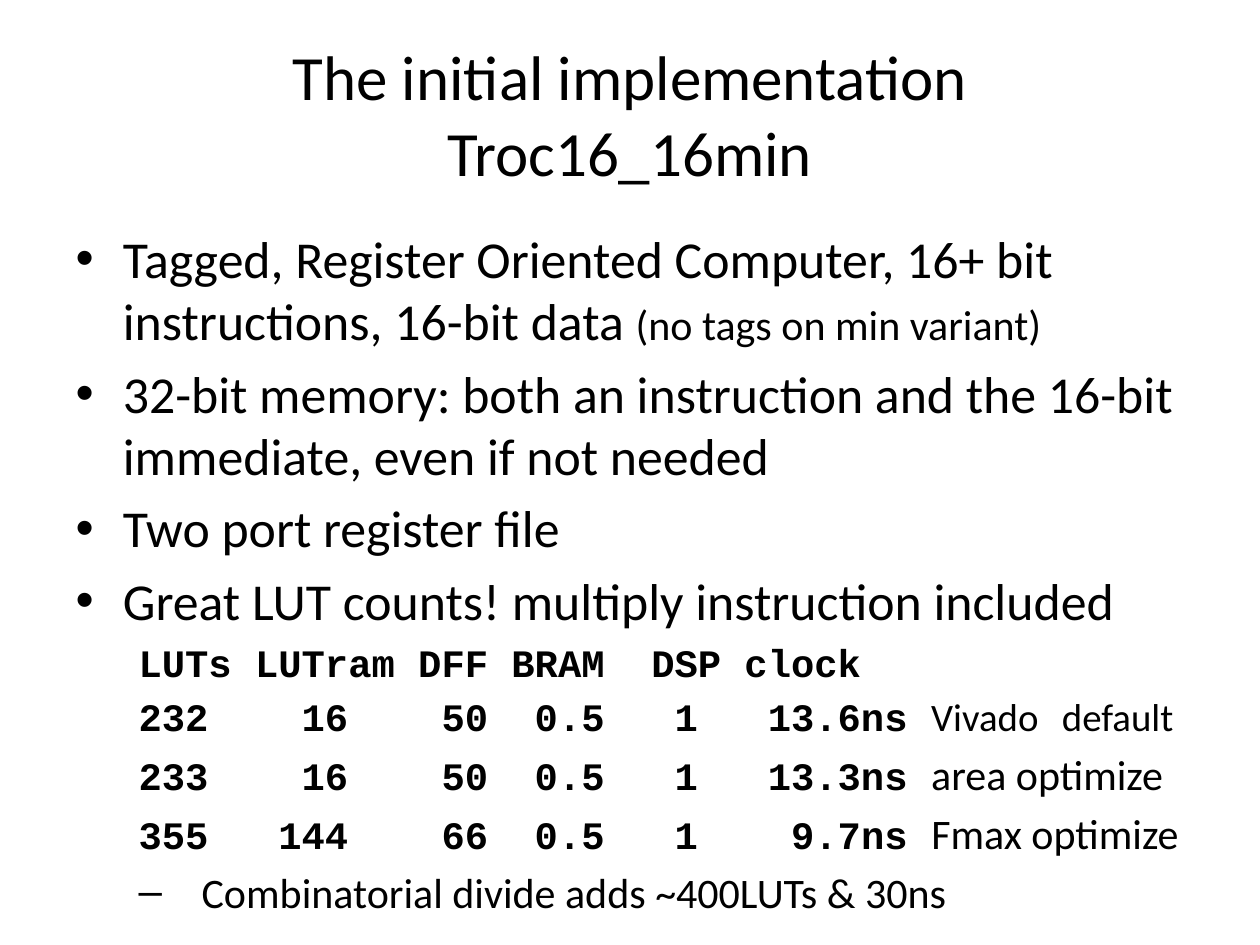
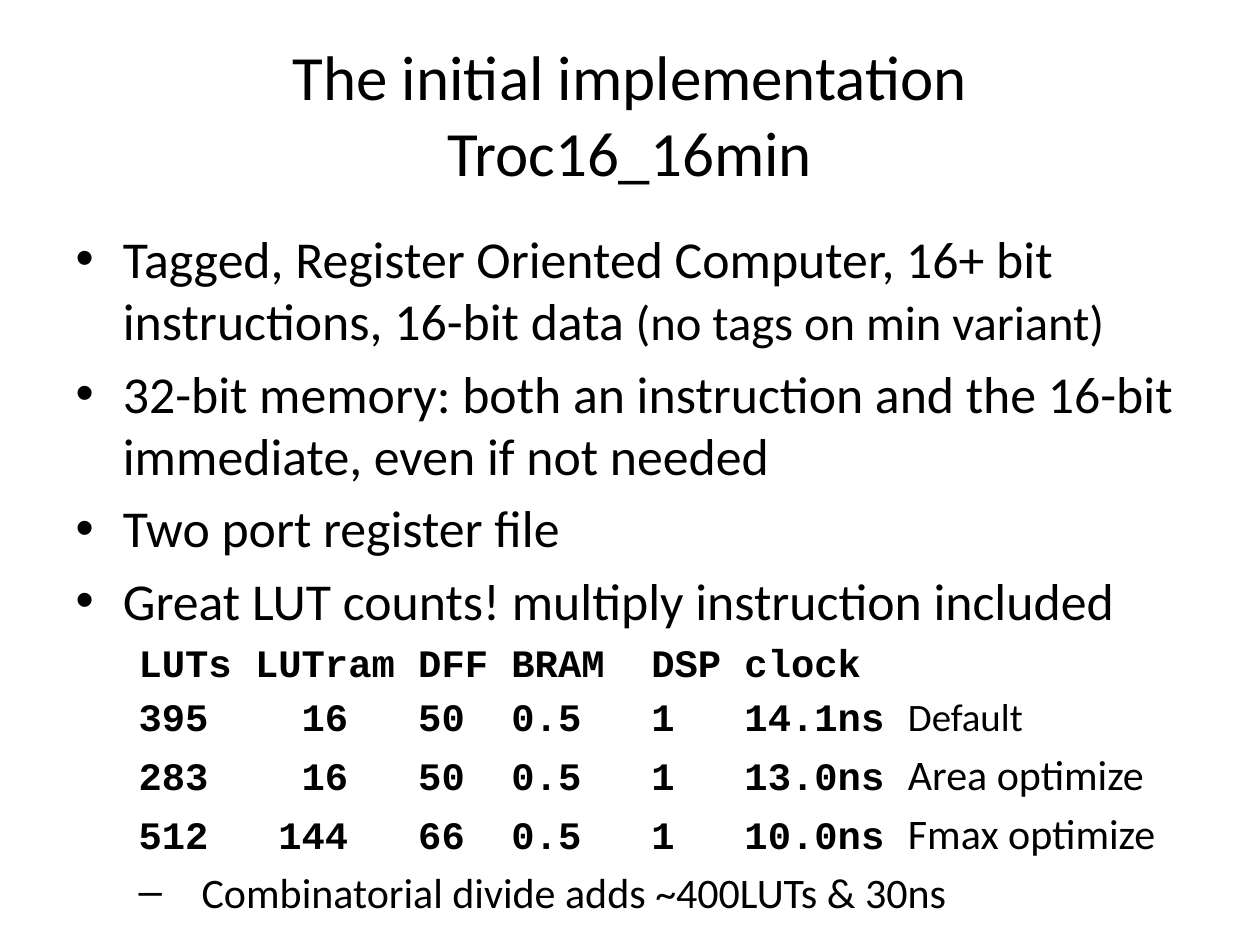
Before and after one commit to jimbrake/TROC16_16, a slide deck: slide 14 of DIY_soft-core_uP.pptx. Drawn at 1260x945 pixels with LibreOffice and Linux fonts; fonts in the diff are those of the drawing. Boxes give left, top, right and bottom in pixels: in the first picture for what was removed or moved away, otherwise in the second. Text is boxed around its words. In the diff, an @@ line names an element or a change of style, - is before the commit and + after.

```diff
--- a/DIY_soft-core_uP.pptx
+++ b/DIY_soft-core_uP.pptx
@@ text at [123, 242, 1104, 349]: size 24.1 to 27.8 pt in "(no tags on min variant)" @@
@@ text at [139, 704, 1155, 856]: text changed @@
-  232 16 50 0.5 1 13.6ns Vivado default
-  233 16 50 0.5 1 13.3ns area optimize
-  355 144 66 0.5 1 9.7ns Fmax optimize
+  395 16 50 0.5 1 14.1ns Default
+  283 16 50 0.5 1 13.0ns Area optimize
+  512 144 66 0.5 1 10.0ns Fmax optimize
```
Also in this commit, not shown: 34 other slides changed, 5 slides added, 5 other files.
